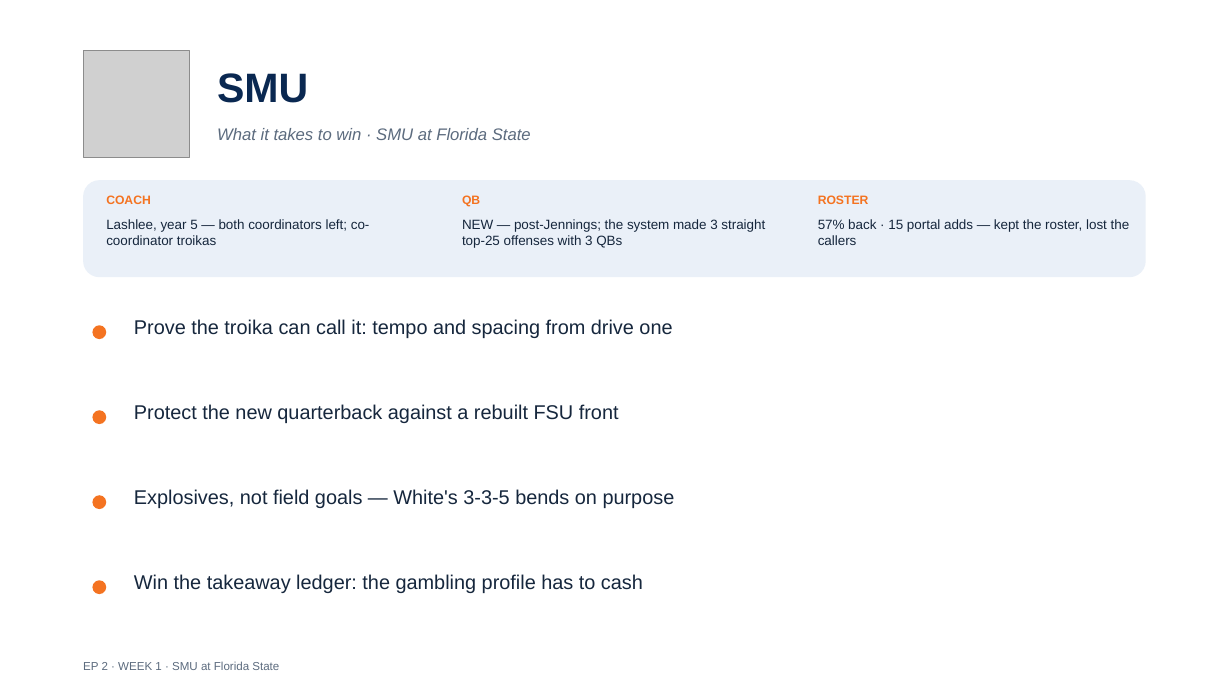
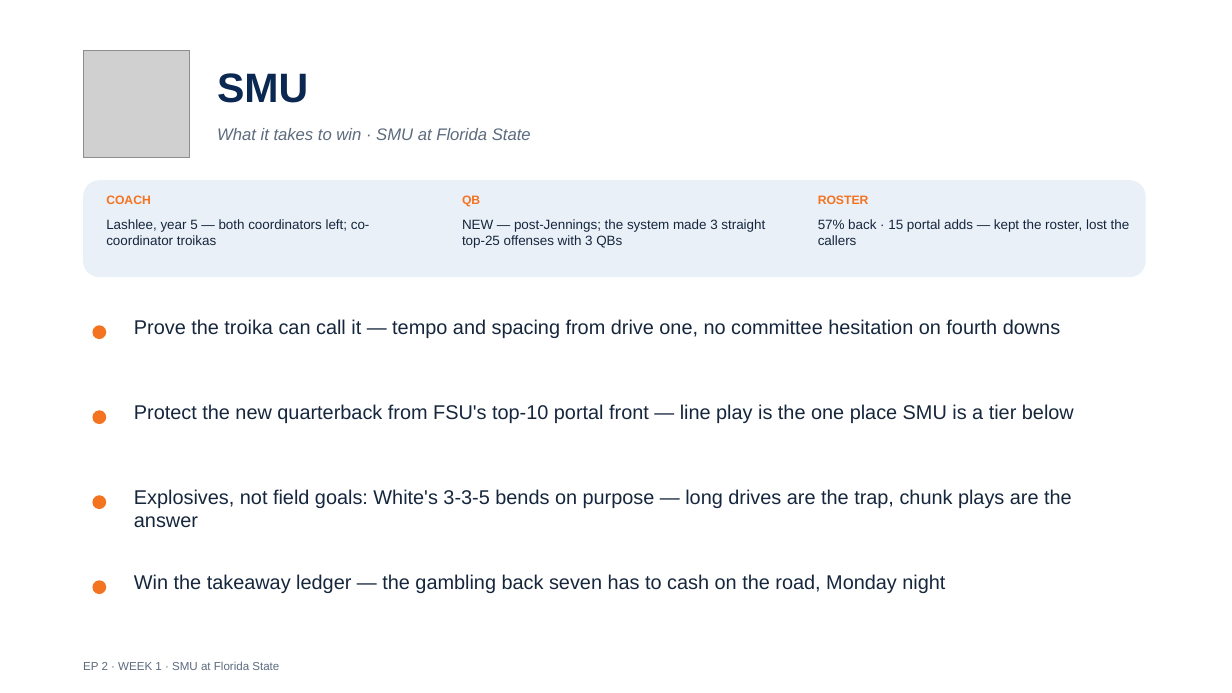
Before and after one commit to lucasalvarezflorida-lab/ncaa-fbs-analytics, a slide deck: slide 16 of decks/2026_Week1_Episode2.pptx. Drawn at 1232x693 pixels with LibreOffice and Linux fonts; fonts in the diff are those of the drawing; grey boxes stand for pictures. Boxes give left, top, right and bottom in pixels: in the first picture for what was removed or moved away, otherwise in the second. Text is boxed around its words. In the diff, an @@ line names an element or a change of style, - is before the commit and + after.

```diff
--- a/decks/2026_Week1_Episode2.pptx
+++ b/decks/2026_Week1_Episode2.pptx
@@ text at (134,319,1060,338): text changed @@
-Prove the troika can call it: tempo and spacing from drive one
+Prove the troika can call it — tempo and spacing from drive one, no committee hesitation on fourth downs
@@ text at (134,404,1074,423): text changed @@
-Protect the new quarterback against a rebuilt FSU front
+Protect the new quarterback from FSU's top-10 portal front — line play is the one place SMU is a tier below
@@ text at (134,489,1072,528): text changed @@
-Explosives, not field goals — White's 3-3-5 bends on purpose
+Explosives, not field goals: White's 3-3-5 bends on purpose — long drives are the trap, chunk plays are the answer
@@ text at (134,574,945,593): text changed @@
-Win the takeaway ledger: the gambling profile has to cash
+Win the takeaway ledger — the gambling back seven has to cash on the road, Monday night
```
Also in this commit, not shown: 11 other slides changed, 1 other file.
